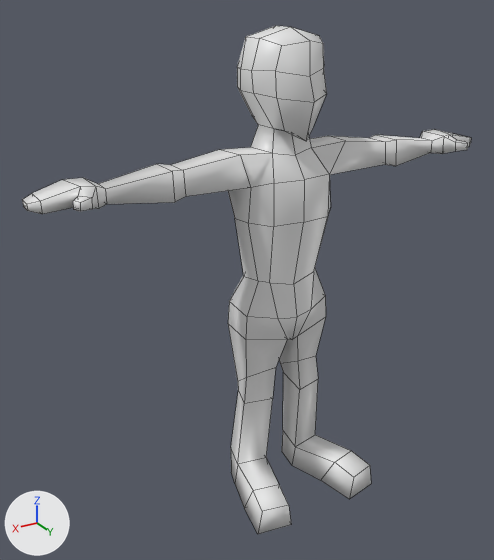
Before and after pictures for a commit that changed the Blender file Assets/Models/Guy.blend.
The view is the same before and after, from a 50 mm lens placed at (9.78, 14.63, 14.04), pointed at (1.02, 0.02, 6.73). The axes (+X, +Y, +Z) are drawn at lower left. The lights are the same throughout. Mesh edges are drawn as thin lines.
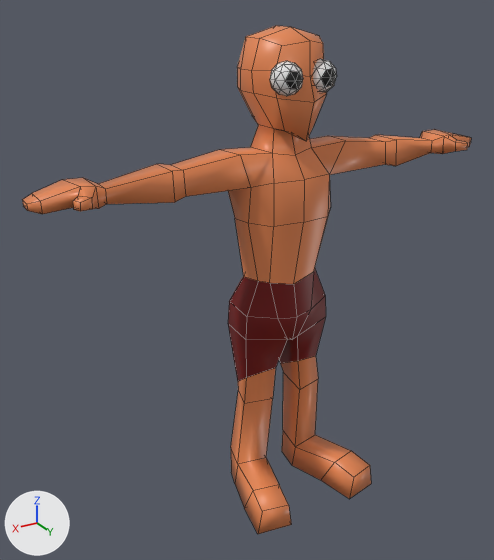
What differs and where, as boxes (x1, y1, x2, y2) in the pictures (494 x 560 px):
'Eyes.006', added: after (270, 59, 337, 96)
    faces in mat_white (white #e7e7e7): (270, 59, 337, 96)
    faces in mat_black (black #000000): (285, 68, 336, 89)
part 1 of me_cube, recoloured (white to orange): (23, 26, 471, 284) in both
part 2 of me_cube, recoloured (white to orange): (231, 372, 371, 534) in both
part 3 of me_cube, recoloured: (238, 356, 318, 404) in both
part 4 of me_cube, recoloured: (228, 269, 326, 381) in both

Edits to the bpy script that builds the scene:
```text
Add mat_skin:
    mat_skin = principled_material('Skin')
    mat_skin.base_color = (0.8, 0.242, 0.0851)  # orange #e78752
    mat_skin.roughness = 0.4
Add mat_pants:
    mat_pants = principled_material('Pants')
    mat_pants.base_color = (0.173, 0.00054, 0.0)  # dark red #730200
Add mat_white:
    mat_white = principled_material('White')
    mat_white.base_color = (0.8, 0.8, 0.8)  # white #e7e7e7
Add mat_black:
    mat_black = principled_material('Black')
    mat_black.base_color = (0.0, 0.0, 0.0)  # black #000000
Change me_cube:
    where me_cube.from_pydata(...)  # 124 vertices, 111 faces; spans x -6.62..0.0, y -1.12..2.45, z 0.17..13.15
    used by ob_cube; location = (0.0, 0.0, 0.0)
    me_cube part 1: all 75 faces centred in x -6.62..-0.23, y -1.01..1.05, z 7.63..13.03 switch from mat_material (white #e7e7e7) to mat_skin (orange #e78752)
    me_cube part 2: all 17 faces centred in x -1.88..-0.52, y -0.42..2.36, z 0.19..2.07 switch from mat_material (white #e7e7e7) to mat_skin (orange #e78752)
    me_cube part 3: all 4 faces centred in x -1.21..-0.48, y -0.38..0.43, z 3.28..3.52 switch from mat_material (white #e7e7e7) to mat_skin (orange #e78752)
    me_cube part 4: all 15 faces centred in x -1.32..-0.07, y -0.86..0.83, z 4.33..6.37 switch from mat_material (white #e7e7e7) to mat_pants (dark red #740200)
Add me_icosphere_010:
    me_icosphere_010.from_pydata(...)  # 42 vertices, 80 faces; spans x -0.979..-0.11, y -0.752..0.149, z -0.369..0.533
    me_icosphere_010.polygons.foreach_set('use_smooth', [True] * 80)
    # faces by material slot: [74, 6]
    me_icosphere_010.materials.append(mat_white)  # white #e7e7e7
    me_icosphere_010.materials.append(mat_black)  # black #000000
Add ob_eyes_006:
    ob_eyes_006 = bpy.data.objects.new('Eyes.006', me_icosphere_010)
    ob_eyes_006.location = (0.0, 1.19, 11.97)
    ob_eyes_006.scale = (0.889, 0.889, 0.889)
    _m = ob_eyes_006.modifiers.new('Mirror', 'MIRROR')
```
